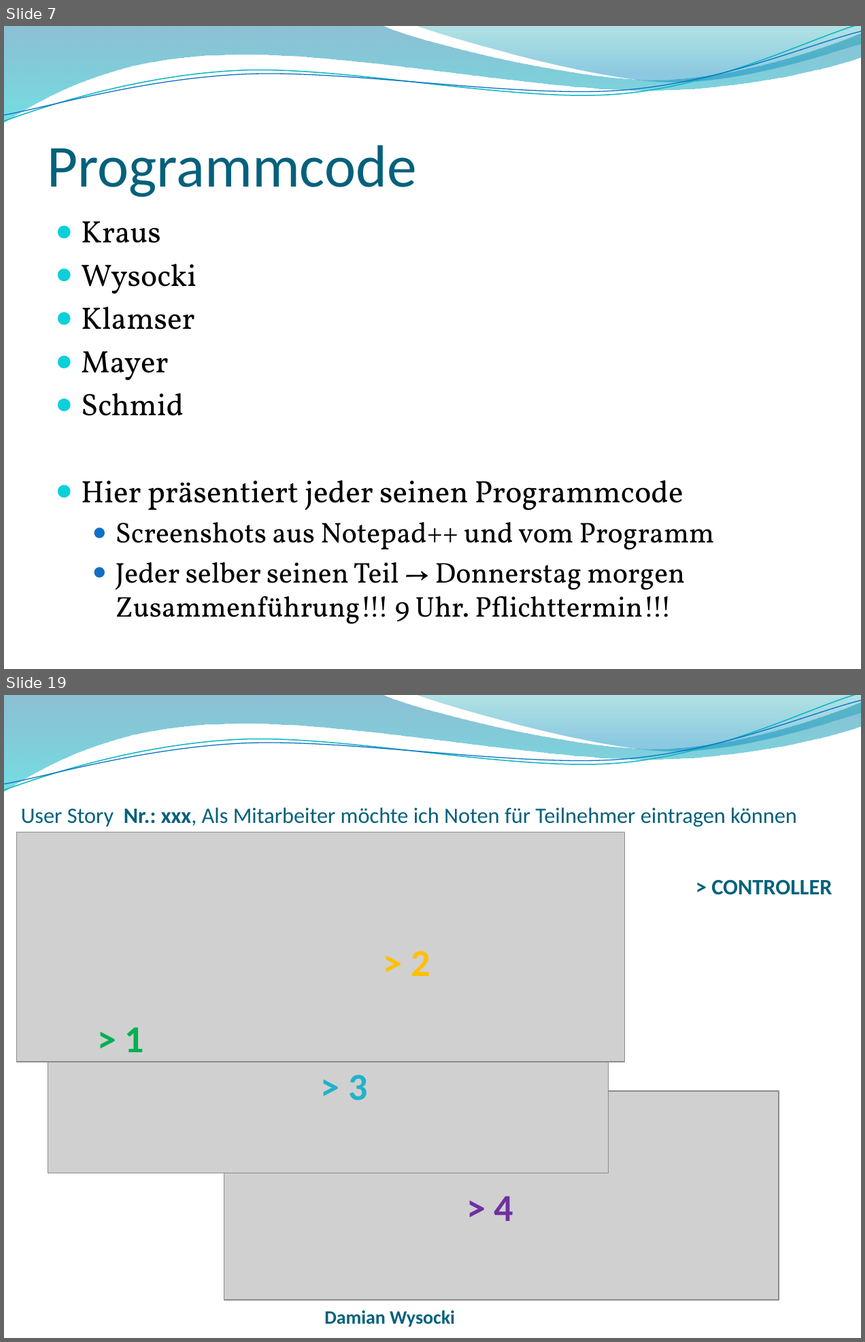
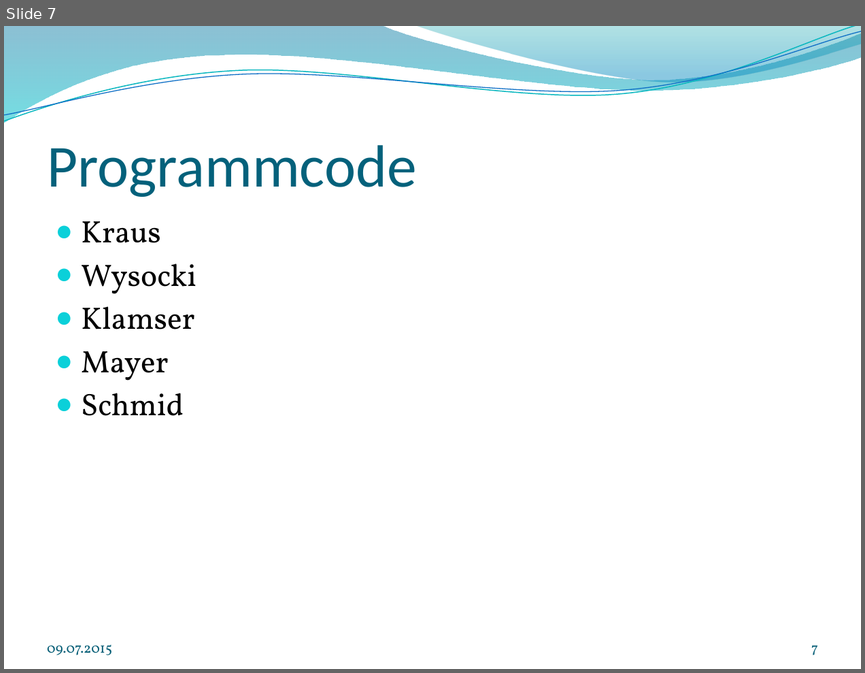
Before and after one commit to wf5ss2015/wfprj, a slide deck: Lehrveranstaltungsmanagement_Präsentation.pptx. Shown one above the other, each under a label of ours: slides 7 and 19 before the commit, slide 7 after it; the slides between them are not shown. The pictures are 865x1342 and 865x673 pixels, drawn with LibreOffice and Linux fonts; fonts in the diff are those of the drawing; grey boxes stand for pictures; background and template pictures are left out. Boxes give left, top, right and bottom in pixels: in the first picture for what was removed or moved away, otherwise in the second. Text is boxed around its words. In the diff, an @@ line names an element or a change of style, - is before the commit and + after.

```diff
--- a/Lehrveranstaltungsmanagement_Präsentation.pptx
+++ b/Lehrveranstaltungsmanagement_Präsentation.pptx
@@ slide 19 removed at (4,695,861,1338), background picture (left out); not listed: 4 template elements that a slide beside it also shows @@
@@ text removed at (21,807,797,827) @@
-User Story Nr.: xxx, Als Mitarbeiter möchte ich Noten für Teilnehmer eintragen können
@@ picture removed at (17,832,626,1062) @@
@@ text removed at (711,879,832,895) @@
-> CONTROLLER
@@ text removed at (411,951,430,976) @@
-> 2
@@ picture removed at (48,984,608,1173) @@
@@ text removed at (125,1027,144,1052) @@
-> 1
@@ text removed at (348,1074,367,1100) @@
-> 3
@@ picture removed at (224,1091,779,1300) @@
@@ text removed at (494,1195,513,1221) @@
-> 4
@@ text removed at (324,1310,455,1327) @@
-Damian Wysocki
@@ slide 7 changed as well @@
@@ text at (81,480,715,624): paragraphs removed @@
-● Hier präsentiert jeder seinen Programmcode
-  ● Screenshots aus Notepad++ und vom Programm
-  ● Jeder selber seinen Teil → Donnerstag morgen Zusammenführung!!! 9 Uhr. Pflichttermin!!!
@@ text added at (47,644,112,655), 12 pt, text #045D75 @@
+09.07.2015
@@ page number added at (811,645,818,655), 12 pt, text #045D75 @@
+7
```
Also in this commit, not shown: 7 other slides changed, 42 slides added, 14 other slides removed, 1 other file.
